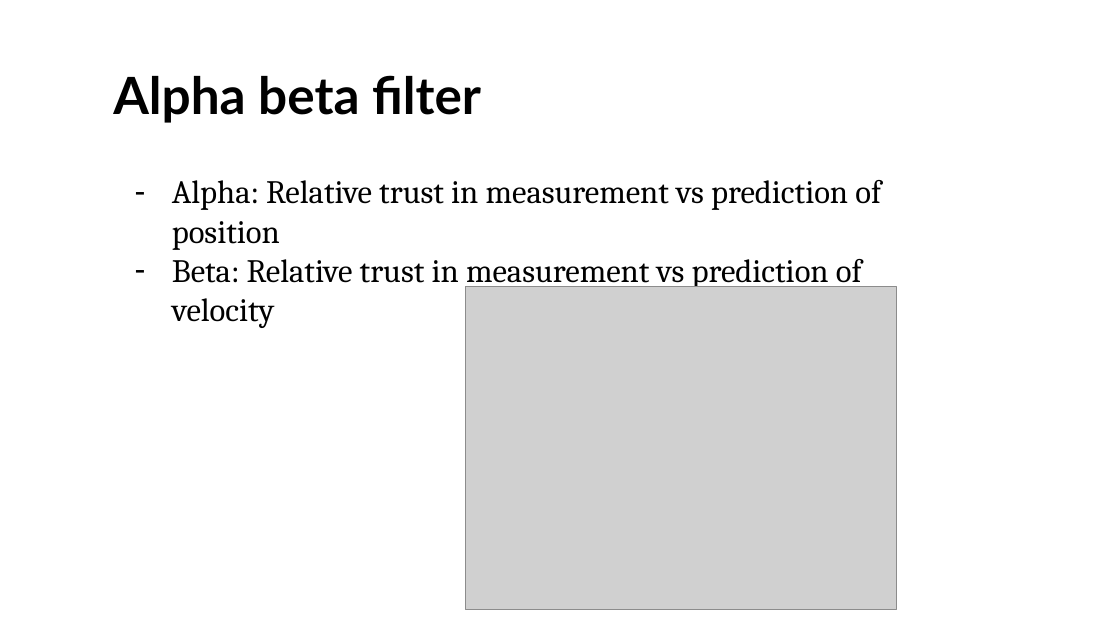
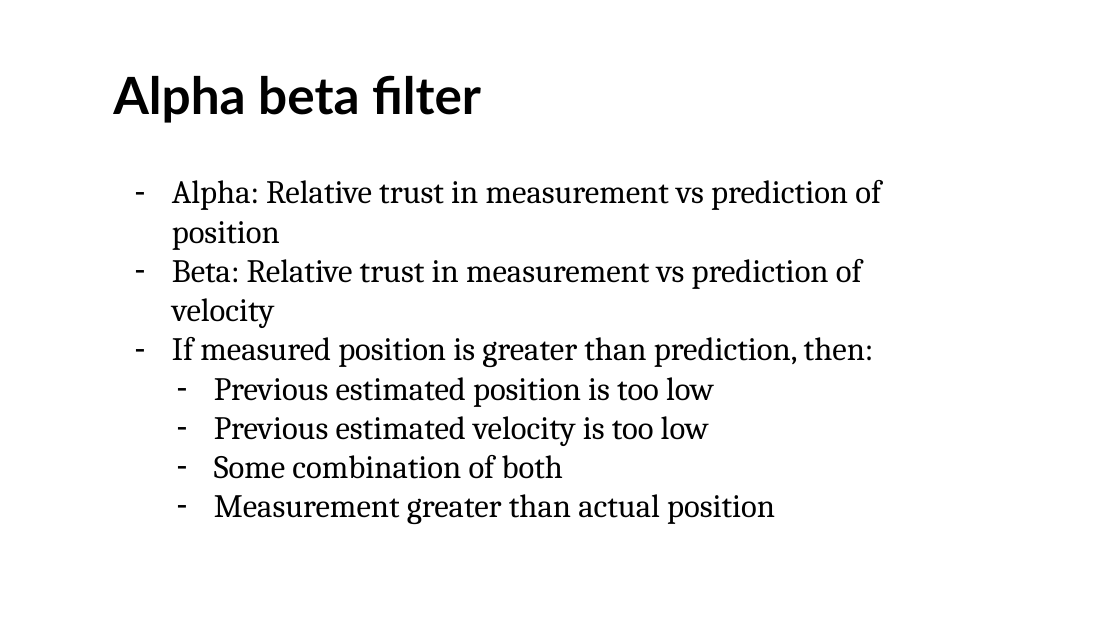
Before and after one commit to UOMDSS/workshops-2022-2023, a slide deck: slide 9 of semester-1/Week-4-Kalman-Filtering-Inverted-Pendulum/state space models and filtering.pptx. Drawn at 1120x630 pixels with LibreOffice and Linux fonts; fonts in the diff are those of the drawing; grey boxes stand for pictures; background and template pictures are left out. Boxes give left, top, right and bottom in pixels: in the first picture for what was removed or moved away, otherwise in the second. Text is boxed around its words. In the diff, an @@ line names an element or a change of style, - is before the commit and + after.

```diff
--- a/semester-1/Week-4-Kalman-Filtering-Inverted-Pendulum/state space models and filtering.pptx
+++ b/semester-1/Week-4-Kalman-Filtering-Inverted-Pendulum/state space models and filtering.pptx
@@ picture removed at (465, 287, 896, 609) @@
@@ text at (172, 337, 874, 524): paragraphs added @@
+– If measured position is greater than prediction, then:
+  – Previous estimated position is too low
+  – Previous estimated velocity is too low
+  – Some combination of both
+  – Measurement greater than actual position
```
Also in this commit, not shown: 9 other slides changed, 2 slides added, 3 slides removed, 2 other files.
